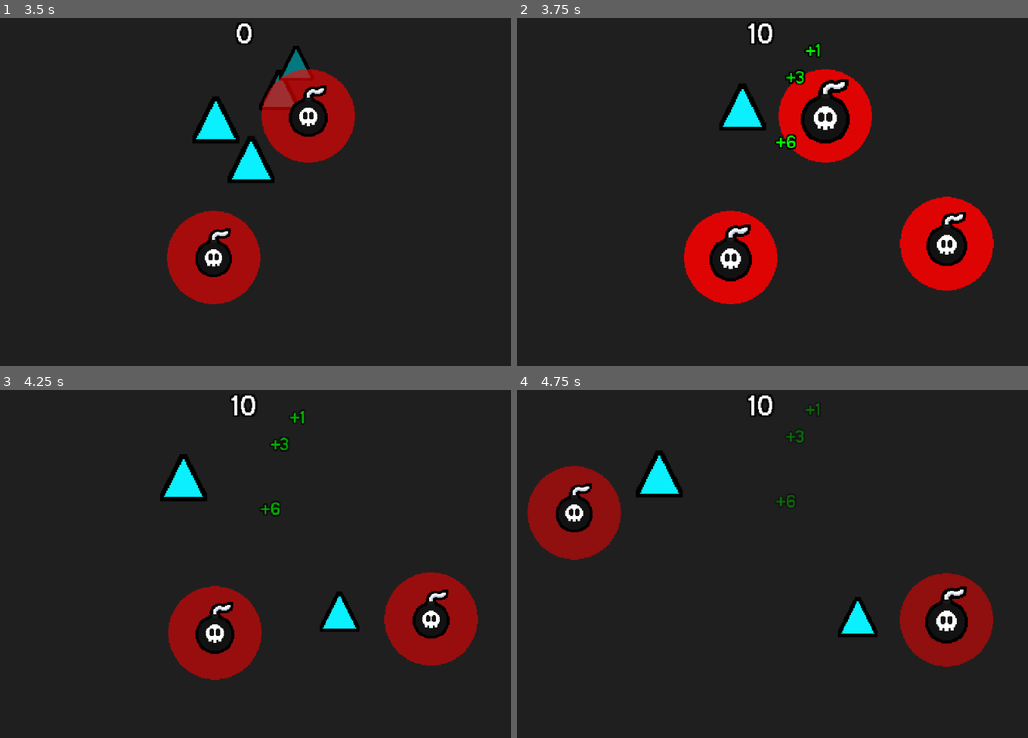
Above: before the commit, frames 1-4 (two rows, left to right).
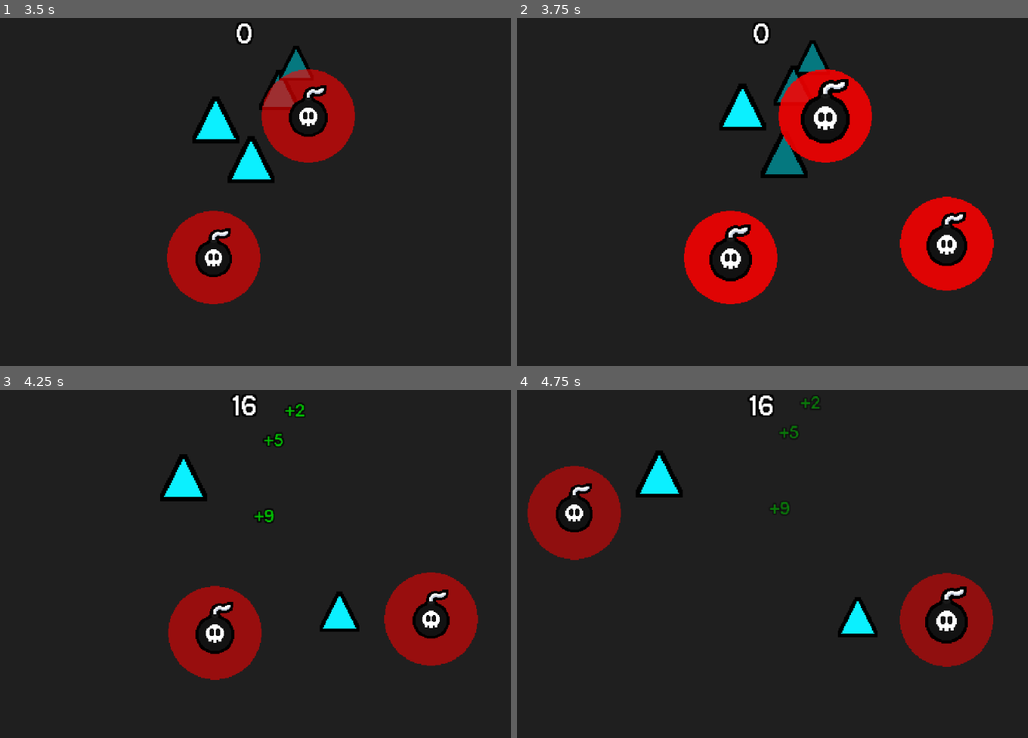
Above: after the commit, the same moments.

Repository: SpicyTime/BlastForge
Game: Godot game, scene res://main/main.tscn
The game is run twice, just before and just after one commit, with the same random seed, the same clock (stepped at 60 frames per second) and the same inputs. The engine's default icon, where the game draws it, is replaced by a stand-in: a white triangle on a blue panel in a dark square.
Inputs (mouse positions are in pixels of both pictures, inside the frame that each line leads up to):
- Up to frame 1 (3.5 s): tap Enter at 0.5 s; move the mouse to (378, 174) at 0.52 s; click (378, 174) at 0.6 s; move the mouse to (122, 209) at 1.27 s; click (122, 209) at 1.35 s; move the mouse to (306, 115) at 2.02 s; click (306, 115) at 2.1 s; move the mouse to (214, 261) at 2.77 s; click (214, 261) at 2.85 s
- Up to frame 2 (3.75 s): move the mouse to (946, 244) at 3.52 s; click (946, 244) at 3.6 s
- Up to frame 3 (4.25 s): no input
- Up to frame 4 (4.75 s): move the mouse to (573, 511) at 4.27 s; click (573, 511) at 4.35 s

Frame 1 is identical in both runs. In frame 2, 1.6% of the frame differs, in the area x 45-62%, y 1-46%; in frame 3, 0.5%; in frame 4, 0.4%.

Commit message:
Breaking three or more breakables starts to exponentially increase points

Diff:
--- a/breakables/breakable_behavior.gd
+++ b/breakables/breakable_behavior.gd
@@ -17,7 +17,6 @@
 	else:
 		handle_exploder()
 	SignalManager.breakable_broken.emit(breakable)
-	breakable.queue_free()
 
 
 func handle_normal() -> void:
--- a/breakables/shape_component.gd
+++ b/breakables/shape_component.gd
@@ -1,6 +1,10 @@
 class_name ShapeComponent
 extends Node
 var shape_data: ShapeData = null
+var shape_value: int = 0
+func _ready() -> void:
+	shape_value = _calc_shape_value()
+
 
 func set_data(data: ShapeData) -> void:
 	shape_data = data
@@ -27,11 +31,14 @@
 
 
 func get_shape_value() -> int:
-	var multiplier: float = 0.0
+	return shape_value
+
+func _calc_shape_value() -> int:
+	var size_multiplier_value: float = 0.0
 	if get_shape_size() == Enums.ShapeSize.SMALL:
-		multiplier = Constants.BASE_SMALL_MULTIPLIER
+		size_multiplier_value = Constants.BASE_SMALL_MULTIPLIER
 	elif get_shape_size() == Enums.ShapeSize.MEDIUM:
-		multiplier = Constants.BASE_MEDIUM_MULTIPLIER
+		size_multiplier_value = Constants.BASE_MEDIUM_MULTIPLIER
 	else:
-		multiplier = Constants.BASE_LARGE_MULTIPLIER
-	return int(shape_data.base_point_value * multiplier)
+		size_multiplier_value = Constants.BASE_LARGE_MULTIPLIER
+	return int(shape_data.base_point_value * size_multiplier_value)
--- a/explosives/explosive.gd
+++ b/explosives/explosive.gd
@@ -53,9 +53,10 @@
 	var final_scale: Vector2 = Vector2(1.35, 1.35)
 	var scale_up_explosion_tween: Tween = get_tree().create_tween().set_trans(Tween.TRANS_LINEAR)
 	scale_up_explosion_tween.tween_property(explosive_sprite, "scale", final_scale, 0.11)
+	var breakables_broken: Array[Node2D] = explosion_detection_area.get_overlapping_bodies()
 	await scale_up_explosion_tween.finished
 	call_deferred("queue_free")
-	SignalManager.explosive_detonated.emit()
+	SignalManager.explosive_detonated.emit(breakables_broken)
 
 
 func _on_pulse_tween_finished() -> void:
--- a/explosives/explosive.tscn
+++ b/explosives/explosive.tscn
@@ -43,6 +43,7 @@
 shape = SubResource("CircleShape2D_wvlh0")
 
 [node name="ExplosionPushArea" type="Area2D" parent="."]
+collision_layer = 2
 
 [node name="PushAreaCollider" type="CollisionShape2D" parent="ExplosionPushArea"]
 shape = SubResource("CircleShape2D_5rd10")
--- a/game/camera.gd
+++ b/game/camera.gd
@@ -8,5 +8,5 @@
 	SignalManager.explosive_detonated.connect(_on_explosive_detonated)
 
 
-func _on_explosive_detonated() -> void:
+func _on_explosive_detonated(_breakables_broken) -> void:
 	shake_component.shake(shake_intensity, shake_time)
--- a/game/world.gd
+++ b/game/world.gd
@@ -1,10 +1,12 @@
 class_name World
 extends Node2D
 var held_explosive: Explosive = null
+var total_points: int = 0
+var base_bunch_multiplier: = 1.5
 @onready var explosives_container: Node2D = $ExplosivesContainer
 
 func _ready() -> void:
-	SignalManager.breakable_broken.connect(_on_breakable_broken)
+	SignalManager.explosive_detonated.connect(_on_explosive_detonated)
 
 
 func _unhandled_input(event: InputEvent) -> void:
@@ -50,13 +52,30 @@
 	floating_text.queue_free()
 
 
-func _on_breakable_broken(breakable_instance: Breakable) -> void:
-	var text = "+" + str(breakable_instance.shape_component.get_shape_value())
-
-	spawn_floating_text(text ,breakable_instance.position + Vector2(0, -10.0), Color.GREEN, 1.15)
-
-
 func spawn_explosive(explosive_position: Vector2):
 	var explosive_instance: Explosive = create_explosive(explosive_position)
 	# Matches the defer in the creation
 	explosive_instance.call_deferred("handle_placed")
+
+
+func _handle_breakable_broken(breakable_instance: Breakable) -> void:
+	total_points += breakable_instance.shape_component.get_shape_value()
+	SignalManager.points_changed.emit(total_points)
+	var text = "+" + str(breakable_instance.shape_component.get_shape_value())
+	spawn_floating_text(text ,breakable_instance.position + Vector2(0, -10.0), Color.GREEN, 1.15)
+	breakable_instance.queue_free()
+
+
+func _on_explosive_detonated(breakables_broken: Array[Node2D]) -> void:
+	var multiplier: float = 1.0
+	var bonus_breakable_threshold: int = 3
+	if breakables_broken.size() >= bonus_breakable_threshold:
+		var exponent: float = 1.25
+		multiplier = (base_bunch_multiplier + pow(breakables_broken.size() - bonus_breakable_threshold, exponent))
+
+	for breakable in breakables_broken:
+		if is_instance_valid(breakable):
+			breakable.shape_component.shape_value = ceil(breakable.shape_component.get_shape_value() * multiplier)
+			_handle_breakable_broken(breakable)
+		else:
+			print("Not Valid")
--- a/main/autoloads/signal_manager.gd
+++ b/main/autoloads/signal_manager.gd
@@ -6,7 +6,7 @@
 signal damage_taken(value: int)
 
 # Explosives
-signal explosive_detonated
+signal explosive_detonated(breakables_broken: Array[Node2D])
 
 
 # Breakable
--- a/main/main.gd
+++ b/main/main.gd
@@ -1,13 +1,5 @@
 extends Node
-var total_points: int = 0
 
 func _ready() -> void:
-	SignalManager.breakable_broken.connect(_on_breakable_broken)
 	UiManager.set_up_ui(get_child(1))
 	UiManager.show_overlay("Hud")
-
-
-func _on_breakable_broken(breakable_instance: Breakable) -> void:
-	#print(breakable_instance)
-	total_points += breakable_instance.shape_component.get_shape_value()
-	SignalManager.points_changed.emit(total_points)
